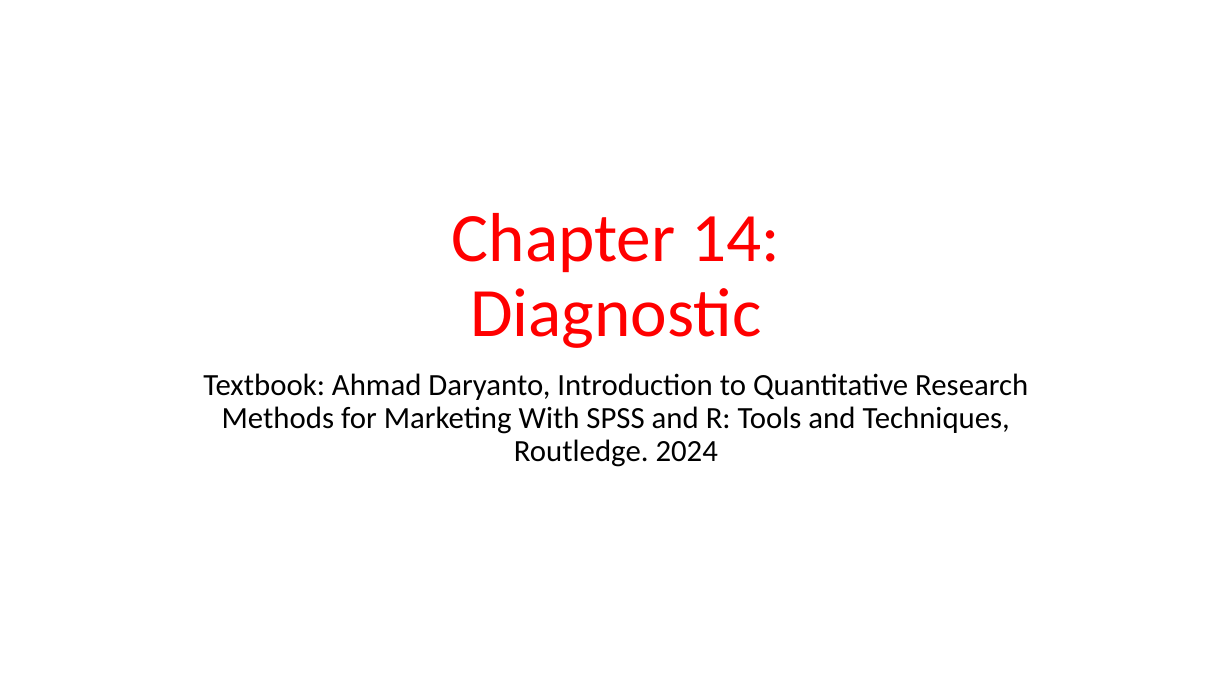
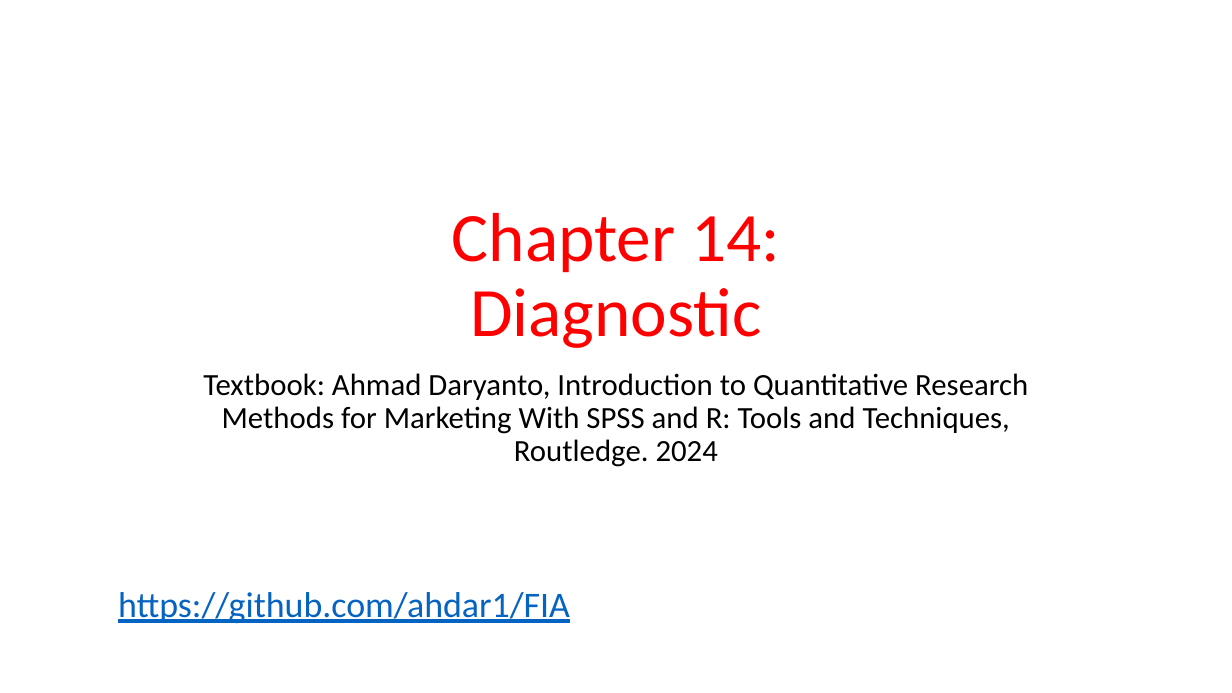
Before and after one commit to ahdar1/FIA, a slide deck: slide 2 of Heteroskedasticity.ptx.pptx. Drawn at 1232x693 pixels with LibreOffice and Linux fonts; fonts in the diff are those of the drawing. Boxes give left, top, right and bottom in pixels: in the first picture for what was removed or moved away, otherwise in the second. Text is boxed around its words. In the diff, an @@ line names an element or a change of style, - is before the commit and + after.

```diff
--- a/Heteroskedasticity.ptx.pptx
+++ b/Heteroskedasticity.ptx.pptx
@@ text added at (118,592,570,623), 28 pt, text #0563C1, underline @@
+https://github.com/ahdar1/FIA
```
Also in this commit, not shown: 1 other file.
